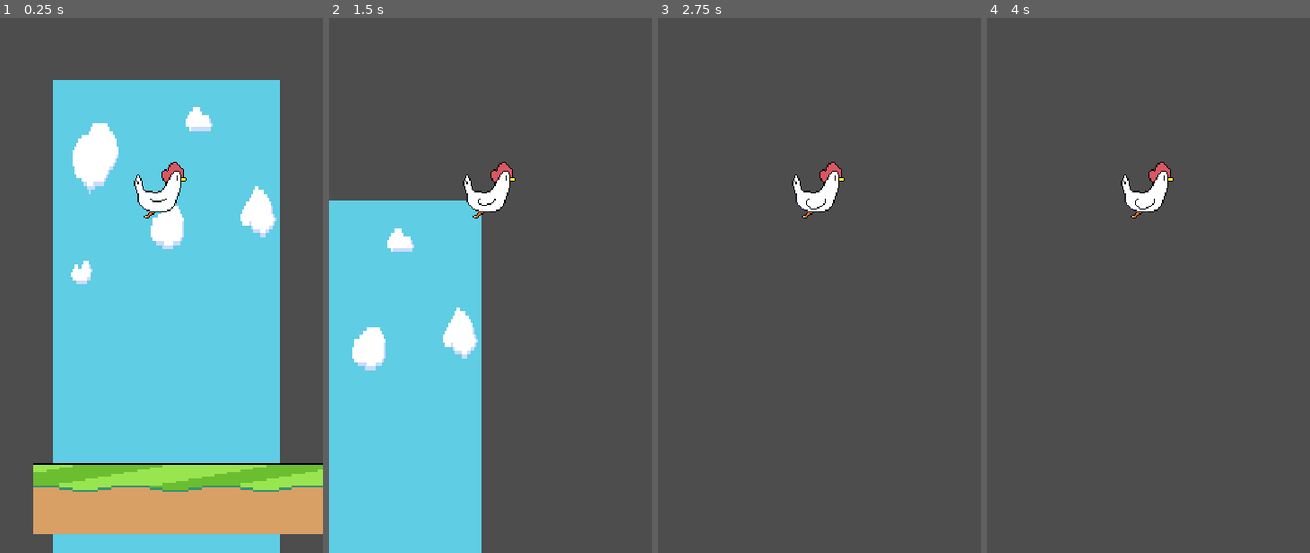
Above: before the commit, frames 1-4 (left to right).
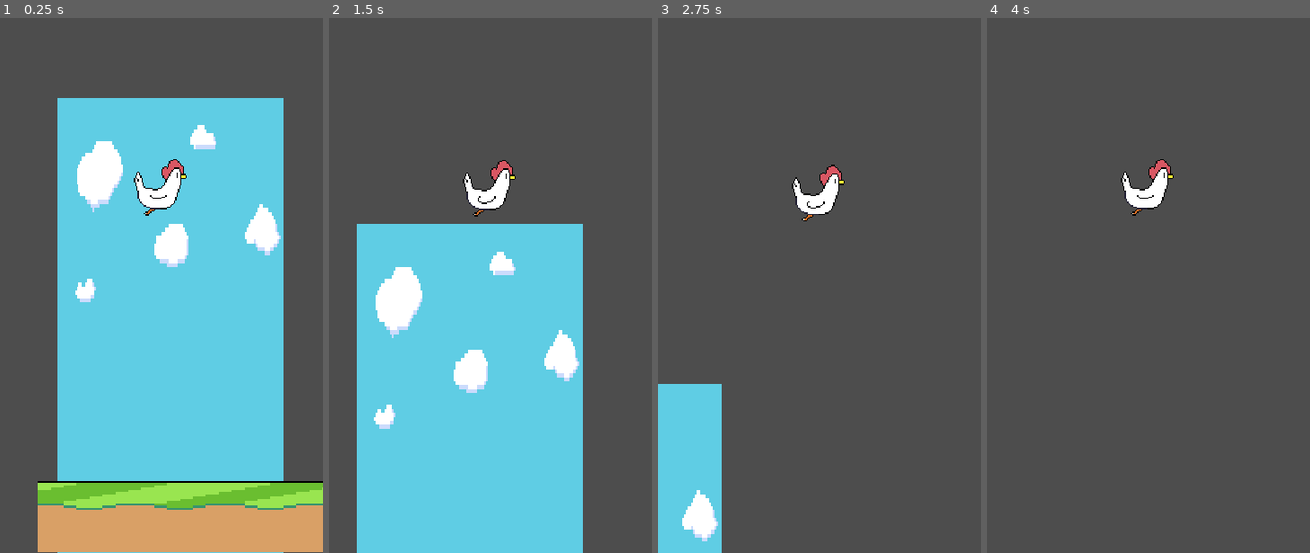
Above: after the commit, the same moments.

Repository: groovinflannel/flappy-bird-clone
Game: Godot game, scene res://scenes/main.tscn
Same seed, same stepped clock (60 frames per second), same inputs: the game is played once before the commit and once after it.
Inputs:
- Up to frame 1 (0.25 s): no input
- Up to frame 2 (1.5 s): tap Enter (ui_accept) at 0.5, 0.6 s; tap Space (flap, bound only after the commit) at 0.77, 0.8, 1.07, 1.35 s
- Up to frame 3 (2.75 s): tap Space (flap, bound only after the commit) at 1.52, 1.82, 2.3 s; tap Enter (ui_accept) at 1.55, 2.1 s
- Up to frame 4 (4 s): tap Enter (ui_accept) at 2.85 s; tap Space (flap, bound only after the commit) at 3.02, 3.32, 3.6, 3.77 s

The runs differ from the first frame. In frame 1, 18% of the frame differs, in the area x 10-100%, y 11-100%; in frame 2, 30%, in the area x 0-79%, y 26-100%; in frame 3, 6.6%; in frame 4, 0.4%.

Commit message:
added idle animation, set gravity to 0 before button is pressed, added additional left mouse click input for flapping

Diff:
--- a/project.godot
+++ b/project.godot
@@ -22,6 +22,15 @@
 window/stretch/mode="canvas_items"
 window/stretch/aspect="expand"
 
+[input]
+
+flap={
+"deadzone": 0.2,
+"events": [Object(InputEventKey,"resource_local_to_scene":false,"resource_name":"","device":-1,"window_id":0,"alt_pressed":false,"shift_pressed":false,"ctrl_pressed":false,"meta_pressed":false,"pressed":false,"keycode":0,"physical_keycode":32,"key_label":0,"unicode":32,"location":0,"echo":false,"script":null)
+, Object(InputEventMouseButton,"resource_local_to_scene":false,"resource_name":"","device":-1,"window_id":0,"alt_pressed":false,"shift_pressed":false,"ctrl_pressed":false,"meta_pressed":false,"button_mask":0,"position":Vector2(0, 0),"global_position":Vector2(0, 0),"factor":1.0,"button_index":1,"canceled":false,"pressed":false,"double_click":false,"script":null)
+]
+}
+
 [physics]
 
 3d/physics_engine="Jolt Physics"
--- a/scenes/player.tscn
+++ b/scenes/player.tscn
@@ -8,18 +8,60 @@
 tracks/0/type = "value"
 tracks/0/imported = false
 tracks/0/enabled = true
-tracks/0/path = NodePath("Sprite2D:frame")
+tracks/0/path = NodePath("Sprite2D:position")
 tracks/0/interp = 1
 tracks/0/loop_wrap = true
 tracks/0/keys = {
 "times": PackedFloat32Array(0),
 "transitions": PackedFloat32Array(1),
-"update": 1,
+"update": 0,
+"values": [Vector2(0, -5)]
+}
+tracks/1/type = "value"
+tracks/1/imported = false
+tracks/1/enabled = true
+tracks/1/path = NodePath("Sprite2D:frame")
+tracks/1/interp = 1
+tracks/1/loop_wrap = true
+tracks/1/keys = {
+"times": PackedFloat32Array(0),
+"transitions": PackedFloat32Array(1),
+"update": 0,
 "values": [1]
 }
 
 [sub_resource type="Animation" id="Animation_dqkch"]
 resource_name = "flapping"
+length = 0.8
+loop_mode = 1
+step = 0.1
+tracks/0/type = "value"
+tracks/0/imported = false
+tracks/0/enabled = true
+tracks/0/path = NodePath("Sprite2D:position")
+tracks/0/interp = 2
+tracks/0/loop_wrap = true
+tracks/0/keys = {
+"times": PackedFloat32Array(0, 0.4),
+"transitions": PackedFloat32Array(1, 1),
+"update": 0,
+"values": [Vector2(0, -5), Vector2(0, 5)]
+}
+tracks/1/type = "value"
+tracks/1/imported = false
+tracks/1/enabled = true
+tracks/1/path = NodePath("Sprite2D:frame")
+tracks/1/interp = 1
+tracks/1/loop_wrap = true
+tracks/1/keys = {
+"times": PackedFloat32Array(0, 0.1, 0.2, 0.3, 0.4, 0.5, 0.6, 0.7),
+"transitions": PackedFloat32Array(1, 1, 1, 1, 1, 1, 1, 1),
+"update": 0,
+"values": [1, 0, 2, 0, 1, 0, 2, 0]
+}
+
+[sub_resource type="Animation" id="Animation_qlg0r"]
+resource_name = "idle"
 length = 0.8
 loop_mode = 1
 step = 0.1
@@ -32,13 +74,9 @@
 tracks/0/keys = {
 "times": PackedFloat32Array(0, 0.1, 0.2, 0.3, 0.4, 0.5, 0.6, 0.7),
 "transitions": PackedFloat32Array(1, 1, 1, 1, 1, 1, 1, 1),
-"update": 1,
+"update": 0,
 "values": [1, 0, 2, 0, 1, 0, 2, 0]
 }
-
-[sub_resource type="Animation" id="Animation_qlg0r"]
-resource_name = "idle"
-step = 0.1
 
 [sub_resource type="AnimationLibrary" id="AnimationLibrary_tuyoq"]
 _data = {
@@ -51,7 +89,8 @@
 radius = 21.213205
 height = 86.83179
 
-[node name="Player" type="CharacterBody2D" unique_id=2017750289]
+[node name="Player" type="CharacterBody2D" unique_id=582417170]
+position = Vector2(0, -5)
 script = ExtResource("1_g2els")
 
 [node name="AnimationPlayer" type="AnimationPlayer" parent="." unique_id=651465089]
@@ -59,6 +98,7 @@
 autoplay = &"idle"
 
 [node name="Sprite2D" type="Sprite2D" parent="." unique_id=225236957]
+position = Vector2(0, -5)
 scale = Vector2(2, 2)
 texture = ExtResource("2_g2els")
 hframes = 3
@@ -66,7 +106,7 @@
 
 [node name="CollisionShape2D" type="CollisionShape2D" parent="." unique_id=1236177239]
 position = Vector2(10, -12)
-rotation = 3.403392
+rotation = -2.8797932
 shape = SubResource("CapsuleShape2D_g2els")
 
 [node name="Camera2D" type="Camera2D" parent="." unique_id=248519408]
--- a/scripts/player.gd
+++ b/scripts/player.gd
@@ -2,27 +2,32 @@
 
 @onready var animation_player: AnimationPlayer = $AnimationPlayer
 
-const SPEED = 3.0
+var speed = 0.0
 const MAX_SPEED = 5.0
 const JUMP_VELOCITY = -400.0
+var gravity = Vector2(0.0, 0.0)
+
 
 func _ready() -> void:
-	velocity.x = SPEED
+	animation_player.play("idle")
 
 func _physics_process(delta: float) -> void:
 	# Add the gravity.
 	if not is_on_floor():
-		velocity += get_gravity() * delta
+		velocity += gravity * delta
+
 
 	# Handle jump.
-	if Input.is_action_just_pressed("ui_accept") and !is_on_floor():
+	if Input.is_action_just_pressed("flap") and !is_on_floor():
+		gravity = Vector2(0.0, 980.0)
+		speed = 3.0
 		velocity.y = JUMP_VELOCITY
 		animation_player.play("flapping")
 
 	# Handle constant rightward movement
-	velocity.x += SPEED
+	velocity.x += speed
 	if velocity.x == MAX_SPEED:
-		velocity.x = SPEED
-		velocity.x += SPEED
+		velocity.x = speed
+		velocity.x += speed
 
 	move_and_slide()
